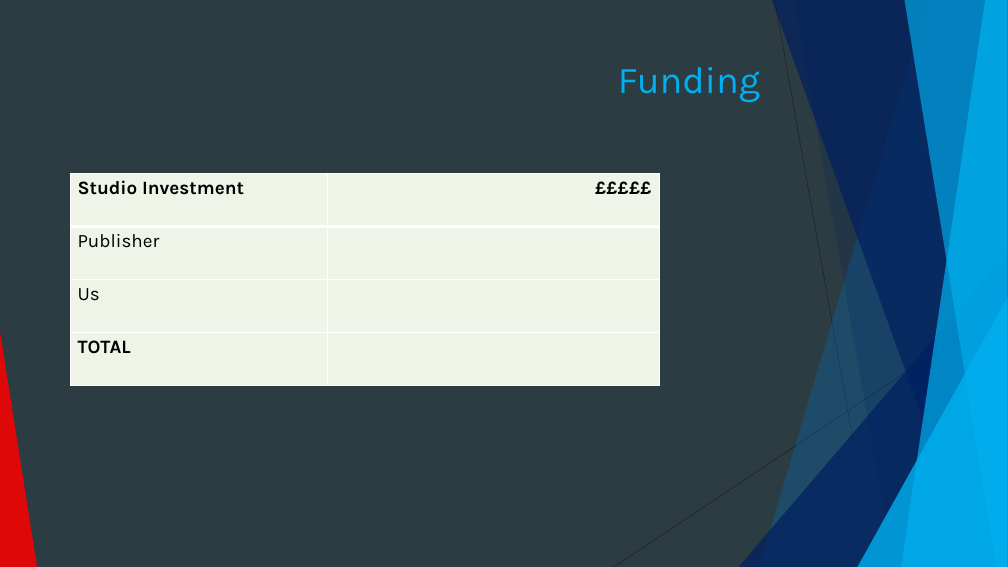
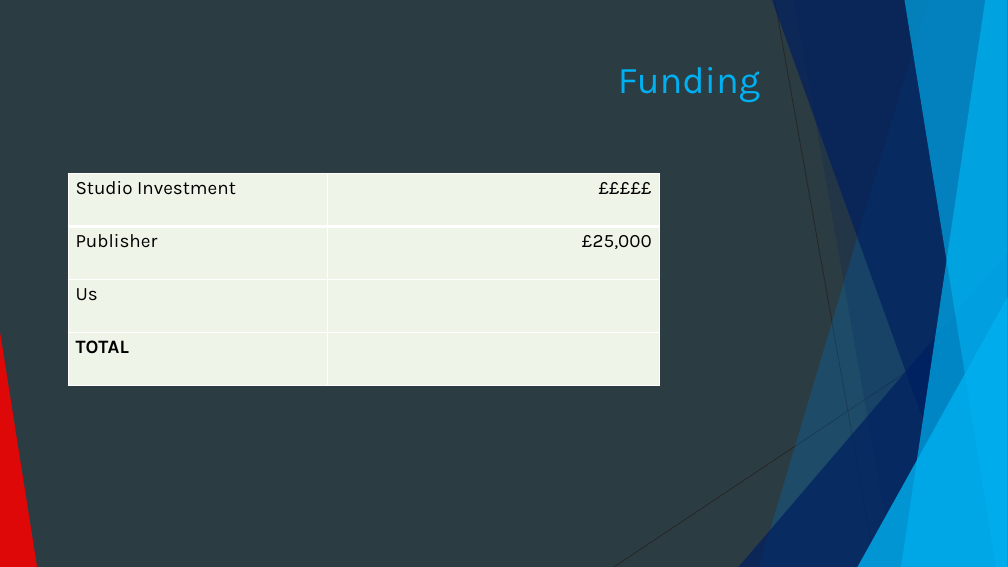
Before and after one commit to Pilokio/Tranzfuser, a slide deck: slide 11 of Virtual Pitch Presentation/Pitch.pptx. Drawn at 1008x567 pixels with LibreOffice and Linux fonts; fonts in the diff are those of the drawing. Boxes give left, top, right and bottom in pixels: in the first picture for what was removed or moved away, otherwise in the second. Text is boxed around its words. In the diff, an @@ line names an element or a change of style, - is before the commit and + after.

```diff
--- a/Virtual Pitch Presentation/Pitch.pptx
+++ b/Virtual Pitch Presentation/Pitch.pptx
@@ table at <box>68,173,659,385</box> @@
-row 2, column 2: 
+row 2, column 2: £25,000
@@ bold off in "Studio Investment", "£££££" @@
```
Also in this commit, not shown: 7 other slides changed, 1 slide added, 1 slide removed, 8 other files.
